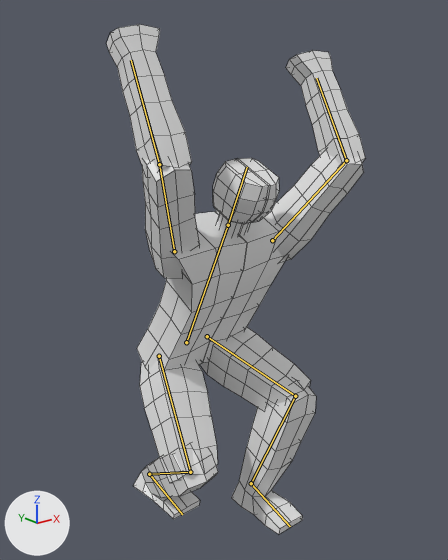
The Blender file Godot/Blender/Shambler/shambler.blend as it was, and as the next commit left it.
Camera for both pictures: a camera (50 mm lens) standing at (-2.11, -3.02, 2.64) and looking at (0.06, -0.31, 1.55). Lighting does not change. The marker at lower left points along +X, +Y and +Z. Both versions are drawn at frame 17 of the action 'smash'; the numbers are the values there. The bones that bend it are drawn over the model as lines. Mesh edges are drawn as thin lines.
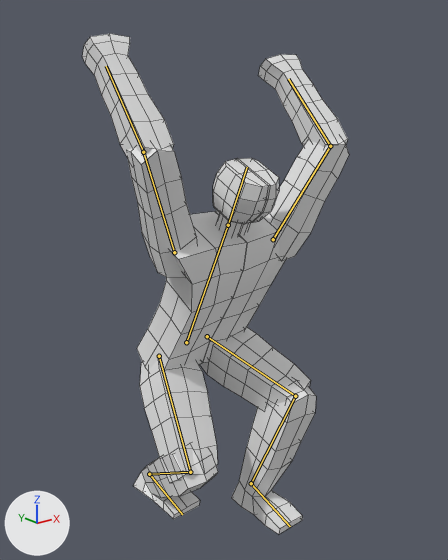
Boxes (x1, y1, x2, y2) around the edits, measured in the pictures (448 x 560 px):
'Cube', posed
    before: (107, 24, 365, 534)
    after: (82, 34, 349, 534)
bone 'upperarm.l', root to tip
    before: (272, 240) to (346, 160)
    after: (273, 239) to (330, 146)
bone 'upperarm.r', root to tip
    before: (174, 251) to (159, 164)
    after: (174, 252) to (143, 152)

What the commit changed:
Bone 'upperarm.l' (bone_upperarm_l) moves from (-0.055, 0.001, 0.005) to (-0.055, -0.005, 0.002).
Bone 'upperarm.l' (bone_upperarm_l) turns from (-47, -11, 179) to (-47, -5, -168) degrees about its own x, y and z.
Bone 'upperarm.r' (bone_upperarm_r) moves from (0.055, -0.004, -0.002) to (0.055, 0.002, -0.005).
Bone 'upperarm.r' (bone_upperarm_r) turns from (49, -8, 171) to (48, -14, -176) degrees about its own x, y and z.
